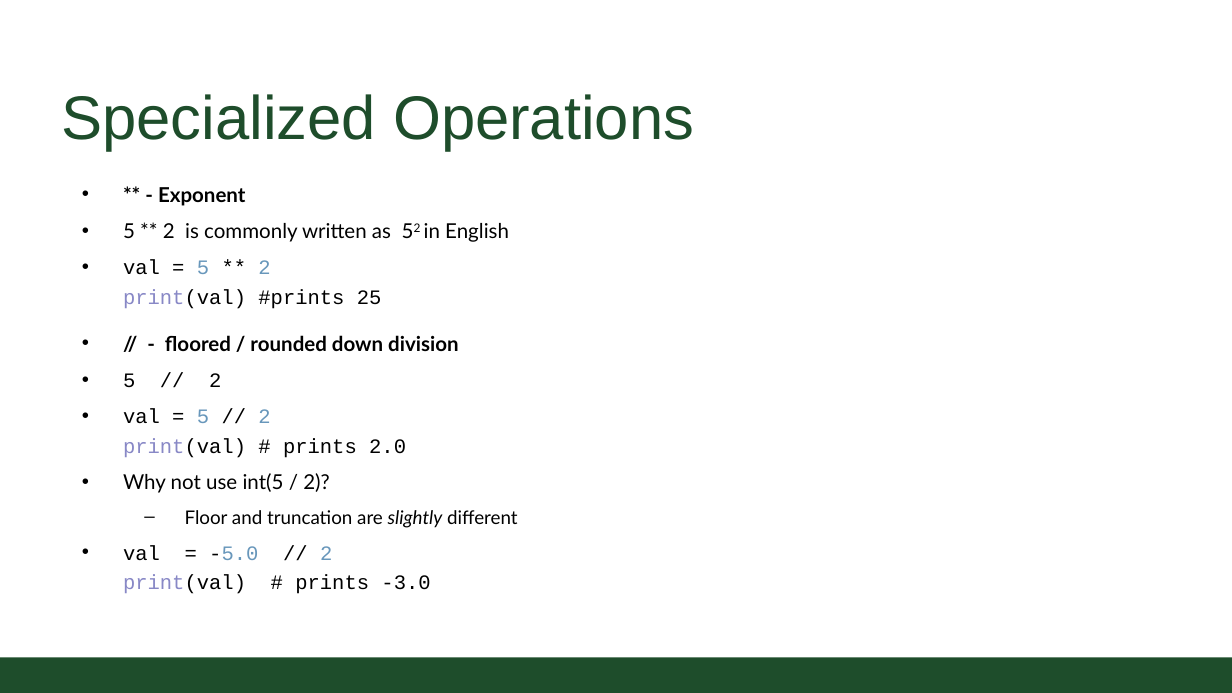
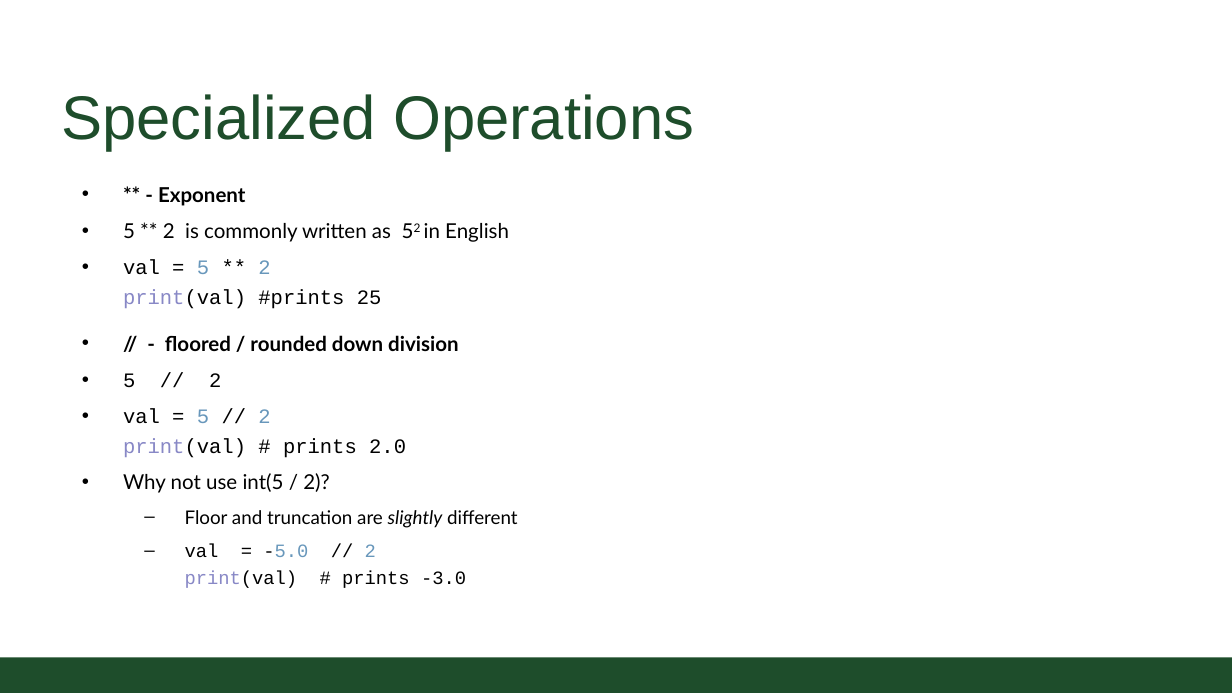
Before and after one commit to CSU-CS150B/handouts, a slide deck: slide 9 of Slides/On-Campus/05_01_InclusiveDesignandExpressions.pptx. Drawn at 1232x693 pixels with LibreOffice and Linux fonts; fonts in the diff are those of the drawing; background and template pictures are left out. Boxes give left, top, right and bottom in pixels: in the first picture for what was removed or moved away, otherwise in the second. Text is boxed around its words. In the diff, an @@ line names an element or a change of style, - is before the commit and + after.

```diff
--- a/Slides/On-Campus/05_01_InclusiveDesignandExpressions.pptx
+++ b/Slides/On-Campus/05_01_InclusiveDesignandExpressions.pptx
@@ text at (185,544,466,588): size 18.1 to 16.6 pt in "val = -5.0 // 2 print(val) # ..."; bullet • to –; list level 1 to 2 in "val = -5.0 // 2 ..." @@
```
Also in this commit, not shown: 2 other slides changed, 1 other file.
